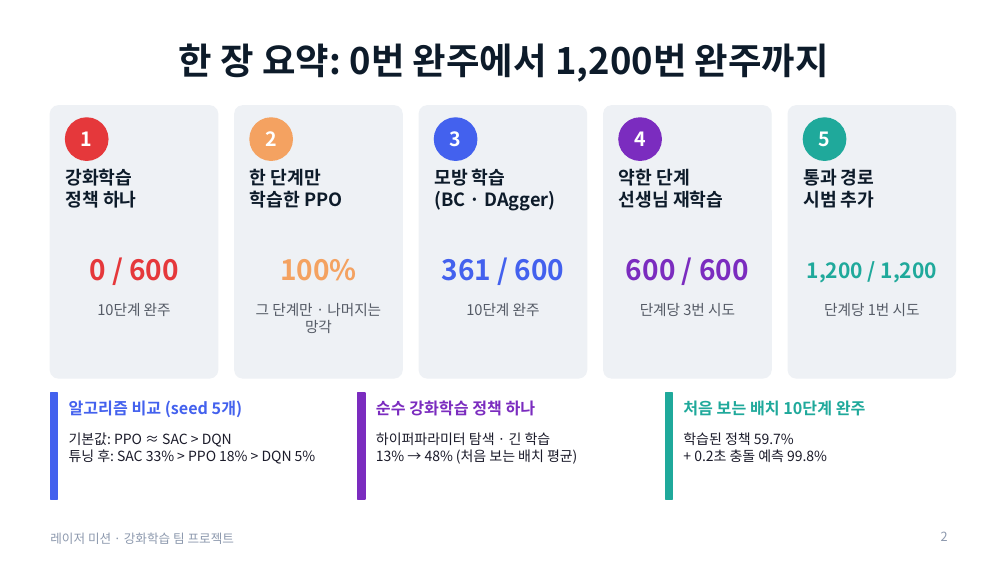
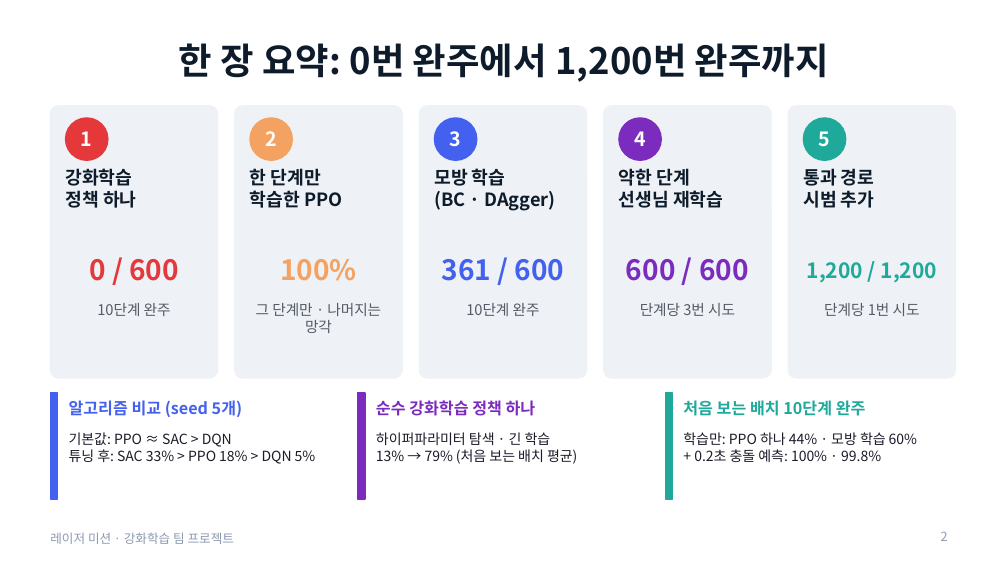
Before and after one commit to changxeokSong/reinforcement_learning, a slide deck: slide 2 of docs/LaserMission_presentation.pptx. Drawn at 1008x567 pixels with LibreOffice and Linux fonts; fonts in the diff are those of the drawing. Boxes give left, top, right and bottom in pixels: in the first picture for what was removed or moved away, otherwise in the second. Text is boxed around its words. In the diff, an @@ line names an element or a change of style, - is before the commit and + after.

```diff
--- a/docs/LaserMission_presentation.pptx
+++ b/docs/LaserMission_presentation.pptx
@@ text at (x1=376, y1=449, x2=577, y2=464): text changed @@
-13% → 48% (처음 보는 배치 평균)
+13% → 79% (처음 보는 배치 평균)
@@ text at (x1=683, y1=432, x2=917, y2=462): text changed @@
-학습된 정책 59.7%
-+ 0.2초 충돌 예측 99.8%
+학습만: PPO 하나 44% · 모방 학습 60%
++ 0.2초 충돌 예측: 100% · 99.8%
```
Also in this commit, not shown: 8 other slides changed, 1 slide added, 1 slide removed, 5 other files.
